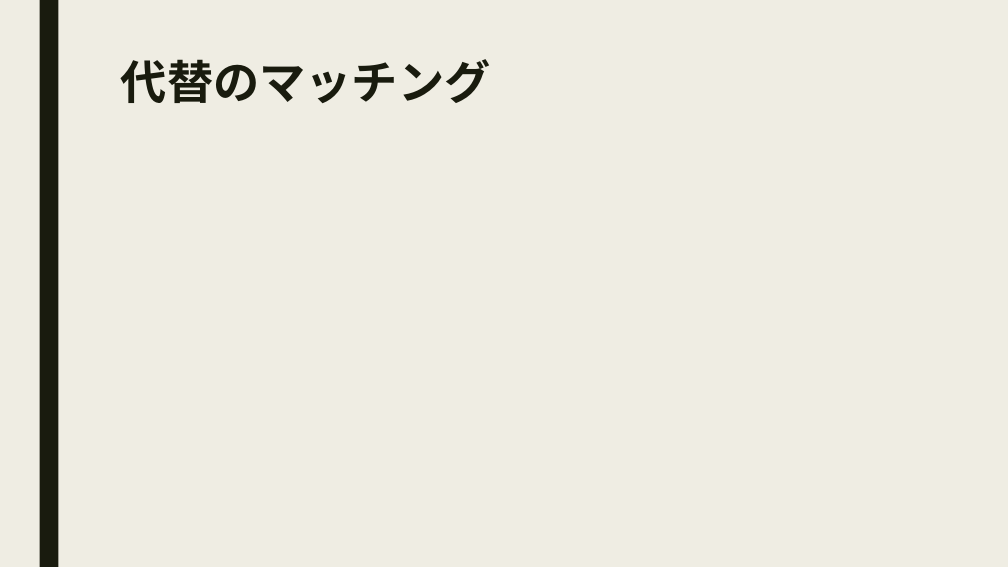
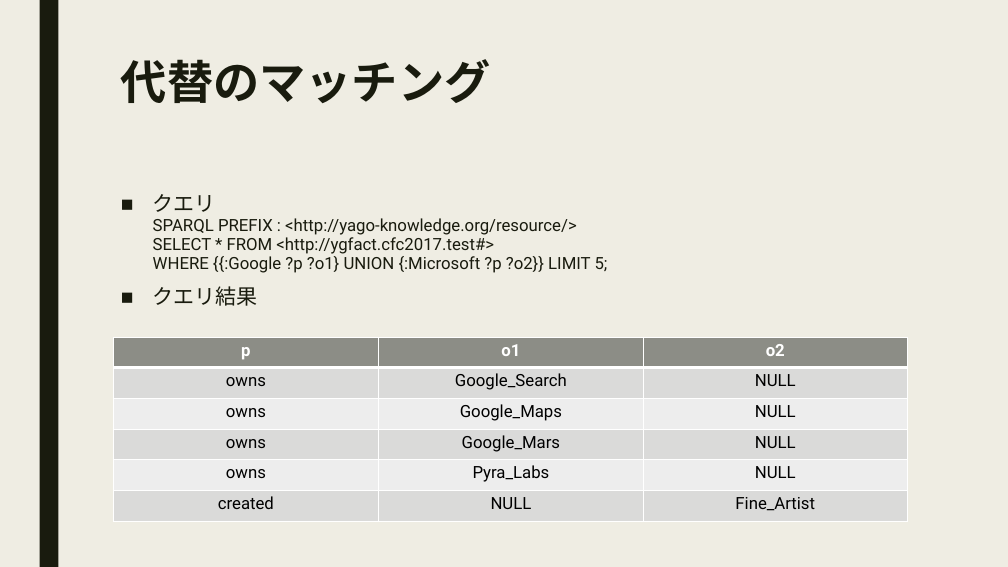
Before and after one commit to zambendorf/cfc2017aug, a slide deck: slide 41 of doc/cfc-20170805a.pptx. Drawn at 1008x567 pixels with LibreOffice and Linux fonts; fonts in the diff are those of the drawing. Boxes give left, top, right and bottom in pixels: in the first picture for what was removed or moved away, otherwise in the second. Text is boxed around its words. In the diff, an @@ line names an element or a change of style, - is before the commit and + after.

```diff
--- a/doc/cfc-20170805a.pptx
+++ b/doc/cfc-20170805a.pptx
@@ text added at box(153, 194, 608, 306), 16 pt, text #191B0E @@
+■ クエリ
+  SPARQL PREFIX : <http://yago-knowledge.org/resource/>
+  SELECT * FROM <http://ygfact.cfc2017.test#>
+  WHERE {{:Google ?p ?o1} UNION {:Microsoft ?p ?o2}} LIMIT 5;
+■ クエリ結果
@@ table added at box(113, 337, 908, 521), 6 rows, 3 columns @@
+p | o1 | o2
+owns | Google_Search | NULL
+owns | Google_Maps | NULL
+owns | Google_Mars | NULL
+owns | Pyra_Labs | NULL
+created | NULL | Fine_Artist
```
Also in this commit, not shown: 9 other slides changed, 7 slides added, 3 slides removed, 4 other files.
